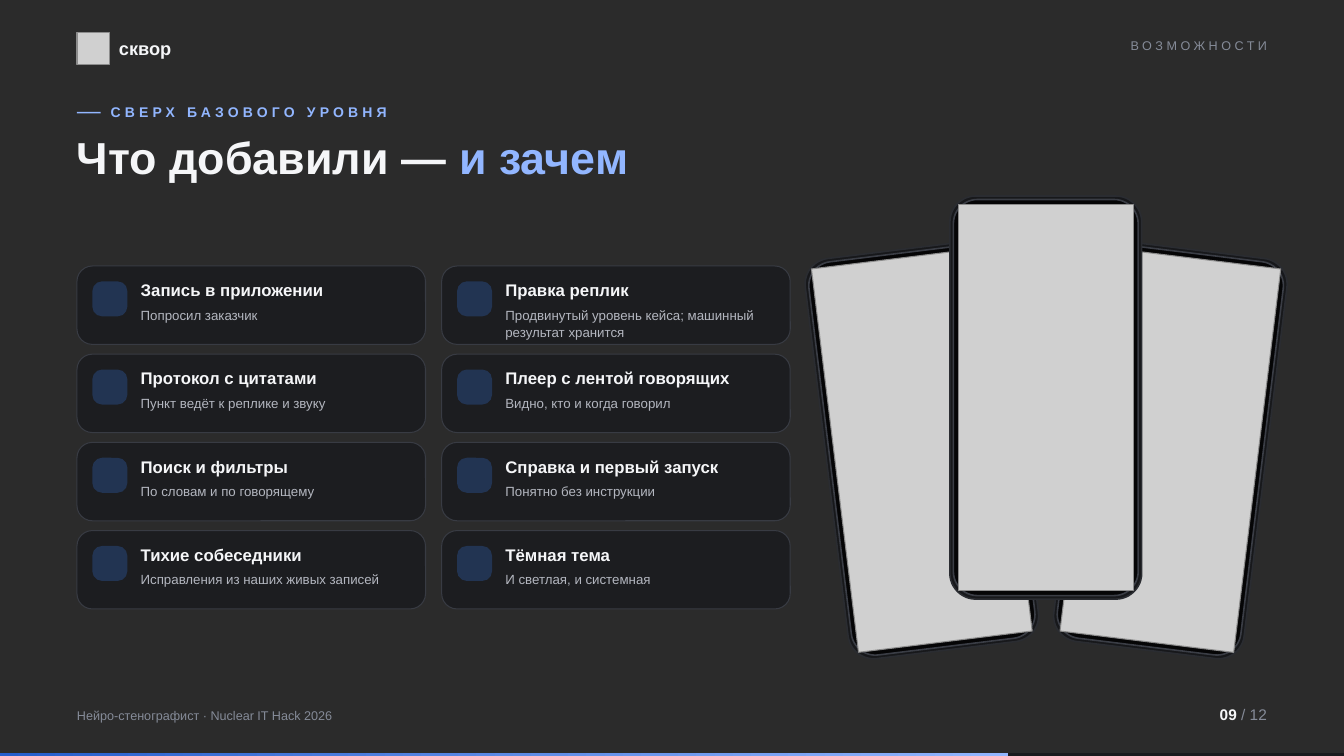
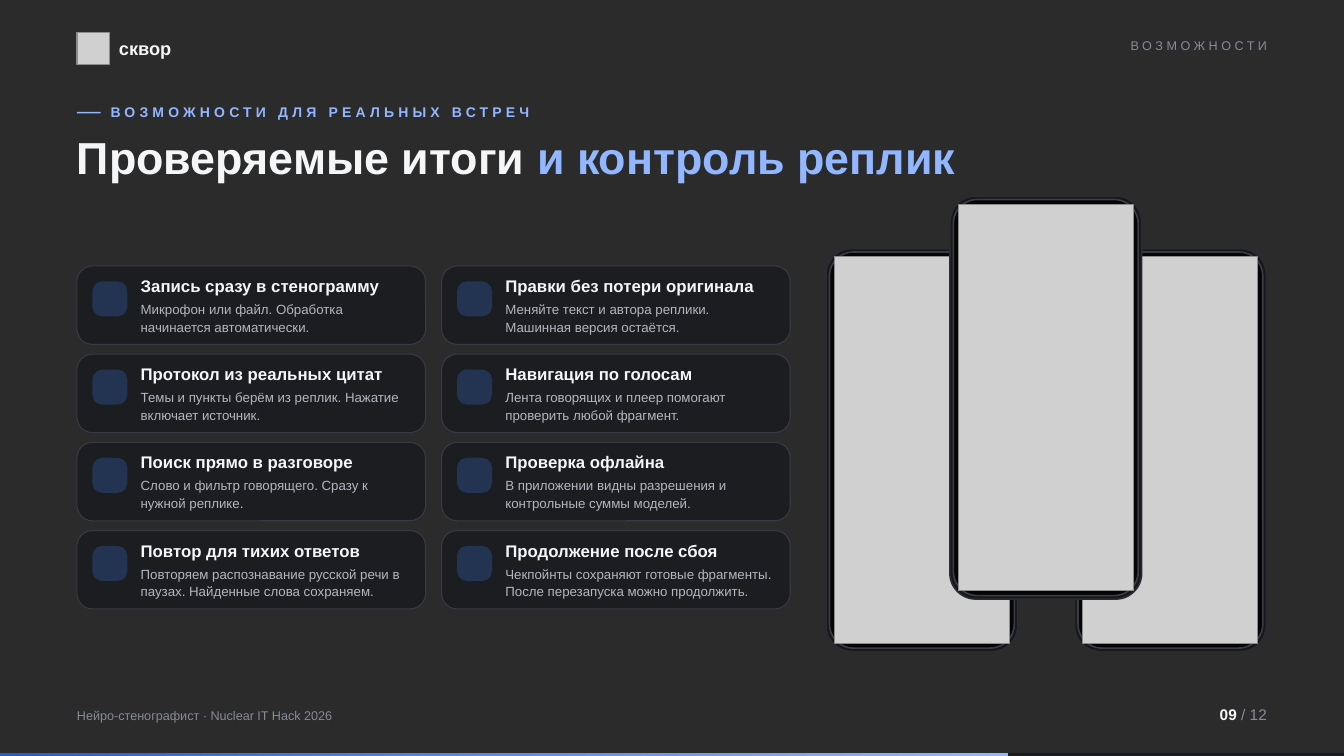
Before and after one commit to jfghmrr/NuclearItHack, a slide deck: slide 9 of artifacts/demo/skvor_presentation.pptx. Drawn at 1344x756 pixels with LibreOffice and Linux fonts; fonts in the diff are those of the drawing; grey boxes stand for pictures; background and template pictures are left out; a plain dark background stands for a picture behind light text. Boxes give left, top, right and bottom in pixels: in the first picture for what was removed or moved away, otherwise in the second. Text is boxed around its words. In the diff, an @@ line names an element or a change of style, - is before the commit and + after.

```diff
--- a/artifacts/demo/skvor_presentation.pptx
+++ b/artifacts/demo/skvor_presentation.pptx
@@ text at (x1=111, y1=107, x2=529, y2=120): text changed @@
-СВЕРХ БАЗОВОГО УРОВНЯ
+ВОЗМОЖНОСТИ ДЛЯ РЕАЛЬНЫХ ВСТРЕЧ
@@ text at (x1=77, y1=143, x2=955, y2=183): text changed @@
-Что добавили — и зачем
+Проверяемые итоги и контроль реплик
@@ rotation 353 to 0 degrees in 3 elements at (x1=835, y1=257, x2=1010, y2=643), (x1=826, y1=249, x2=1017, y2=652), (x1=830, y1=252, x2=1014, y2=648) @@
@@ rotation 7 to 0 degrees in 3 elements at (x1=1083, y1=257, x2=1258, y2=643), (x1=1075, y1=249, x2=1266, y2=652), (x1=1078, y1=252, x2=1262, y2=648) @@
@@ text at (x1=141, y1=280, x2=379, y2=296): text changed @@
-Запись в приложении
+Запись сразу в стенограмму
@@ text at (x1=505, y1=279, x2=754, y2=296): text changed @@
-Правка реплик
+Правки без потери оригинала
@@ text at (x1=141, y1=304, x2=343, y2=332): text changed @@
-Попросил заказчик
+Микрофон или файл. Обработка начинается автоматически.
@@ text at (x1=505, y1=304, x2=709, y2=335): text changed @@
-Продвинутый уровень кейса; машинный результат хранится
+Меняйте текст и автора реплики. Машинная версия остаётся.
@@ text at (x1=141, y1=368, x2=382, y2=384): text changed @@
-Протокол с цитатами
+Протокол из реальных цитат
@@ text at (x1=505, y1=368, x2=692, y2=384): text changed @@
-Плеер с лентой говорящих
+Навигация по голосам
@@ text at (x1=141, y1=392, x2=399, y2=420): text changed @@
-Пункт ведёт к реплике и звуку
+Темы и пункты берём из реплик. Нажатие включает источник.
@@ text at (x1=505, y1=393, x2=726, y2=423): text changed @@
-Видно, кто и когда говорил
+Лента говорящих и плеер помогают проверить любой фрагмент.
@@ text at (x1=141, y1=456, x2=353, y2=472): text changed @@
-Поиск и фильтры
+Поиск прямо в разговоре
@@ text at (x1=505, y1=455, x2=664, y2=472): text changed @@
-Справка и первый запуск
+Проверка офлайна
@@ text at (x1=141, y1=480, x2=368, y2=511): text changed @@
-По словам и по говорящему
+Слово и фильтр говорящего. Сразу к нужной реплике.
@@ text at (x1=505, y1=481, x2=726, y2=511): text changed @@
-Понятно без инструкции
+В приложении видны разрешения и контрольные суммы моделей.
@@ text at (x1=141, y1=545, x2=360, y2=561): text changed @@
-Тихие собеседники
+Повтор для тихих ответов
@@ text at (x1=141, y1=569, x2=400, y2=599): text changed @@
-Исправления из наших живых записей
+Повторяем распознавание русской речи в паузах. Найденные слова сохраняем.
@@ text at (x1=505, y1=545, x2=717, y2=561): text changed @@
-Тёмная тема
+Продолжение после сбоя
@@ text at (x1=505, y1=569, x2=772, y2=599): text changed @@
-И светлая, и системная
+Чекпойнты сохраняют готовые фрагменты. После перезапуска можно продолжить.
```
Also in this commit, not shown: 9 other slides changed.
